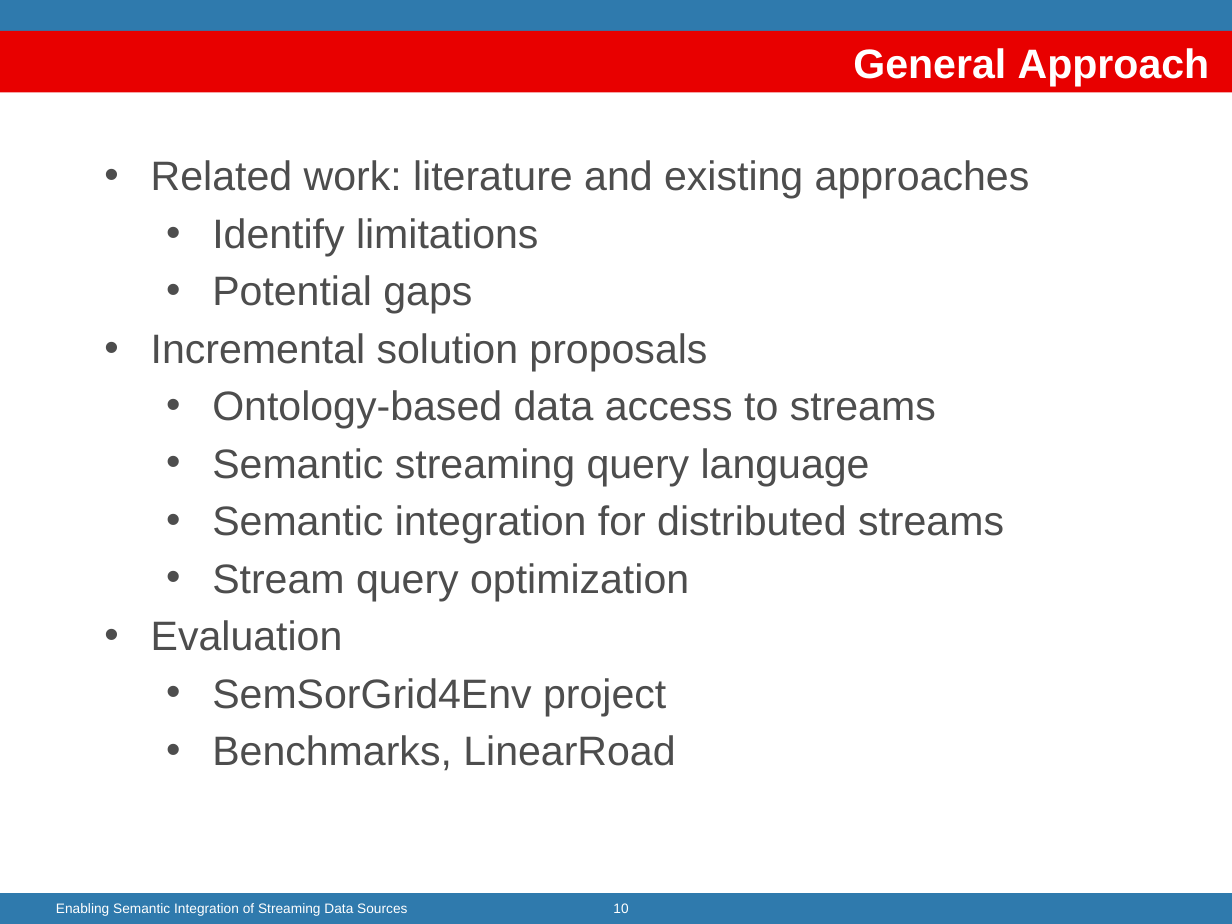
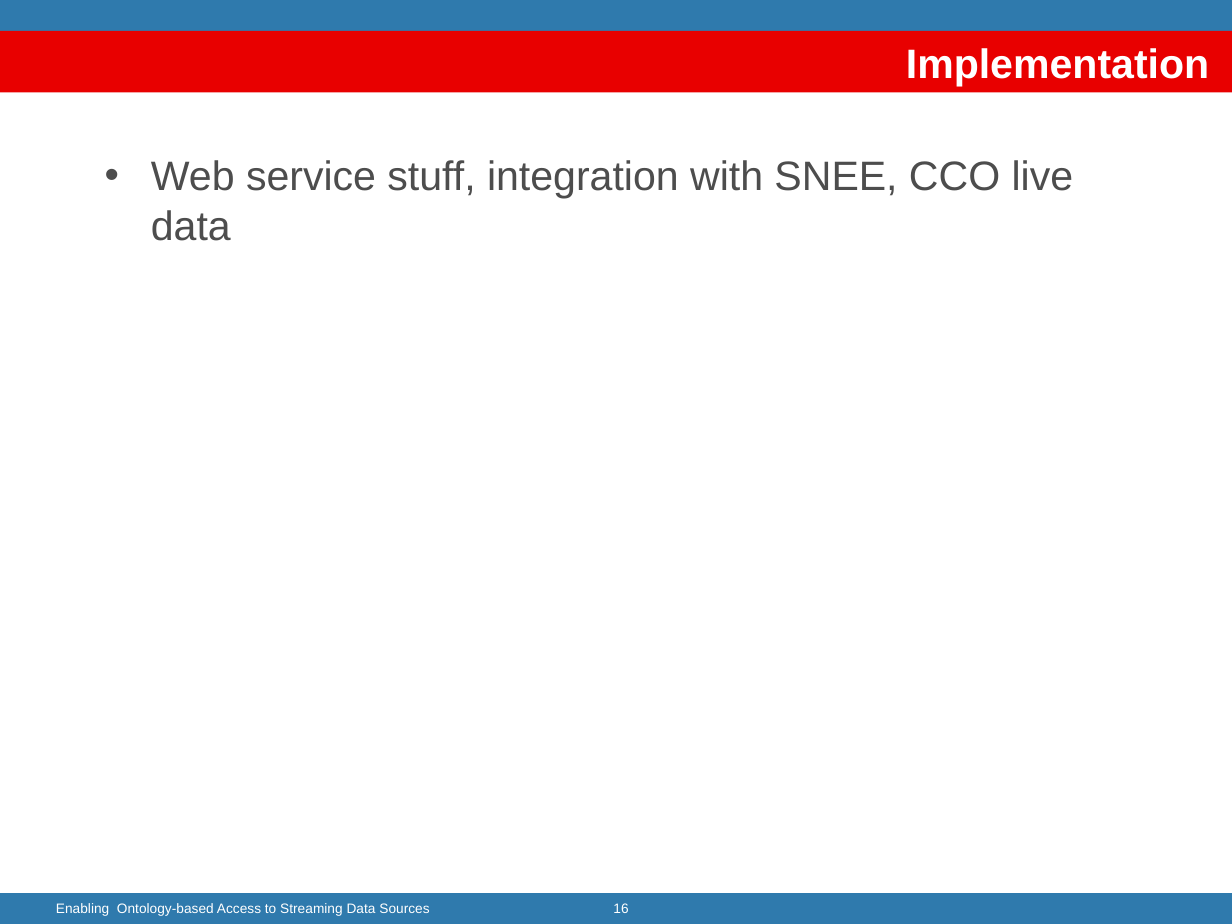
Before and after one commit to jpcik/morph-streams, a slide deck: slide 16 of doc/dis/EnablingStreamingDA/Enabling ontology-based Streaming Data Access.pptx (slide 10 before the commit). Drawn at 1232x924 pixels with LibreOffice and Linux fonts; fonts in the diff are those of the drawing; background and template pictures are left out. Boxes give left, top, right and bottom in pixels: in the first picture for what was removed or moved away, otherwise in the second. Text is boxed around its words. In the diff, an @@ line names an element or a change of style, - is before the commit and + after.

Commit message:
updated til sparql stream

```diff
--- a/doc/dis/EnablingStreamingDA/Enabling ontology-based Streaming Data Access.pptx
+++ b/doc/dis/EnablingStreamingDA/Enabling ontology-based Streaming Data Access.pptx
@@ title at (906,48,1209,86): text changed @@
-General Approach
+Implementation
@@ text at (151,160,1074,241): text changed @@
-• Related work: literature and existing approaches
-  • Identify limitations
-  • Potential gaps
-• Incremental solution proposals
-  • Ontology-based data access to streams
-  • Semantic streaming query language
-  • Semantic integration for distributed streams
-  • Stream query optimization
-• Evaluation
-  • SemSorGrid4Env project
-  • Benchmarks, LinearRoad
+• Web service stuff, integration with SNEE, CCO live data
@@ text at (56,903,429,916): text changed @@
-Enabling Semantic Integration of Streaming Data Sources
+Enabling Ontology-based Access to Streaming Data Sources
@@ page number at (613,903,628,913): text changed @@
-10
+16
```
Also in this commit, not shown: 7 other slides changed, 7 slides added, 10 slides removed.
